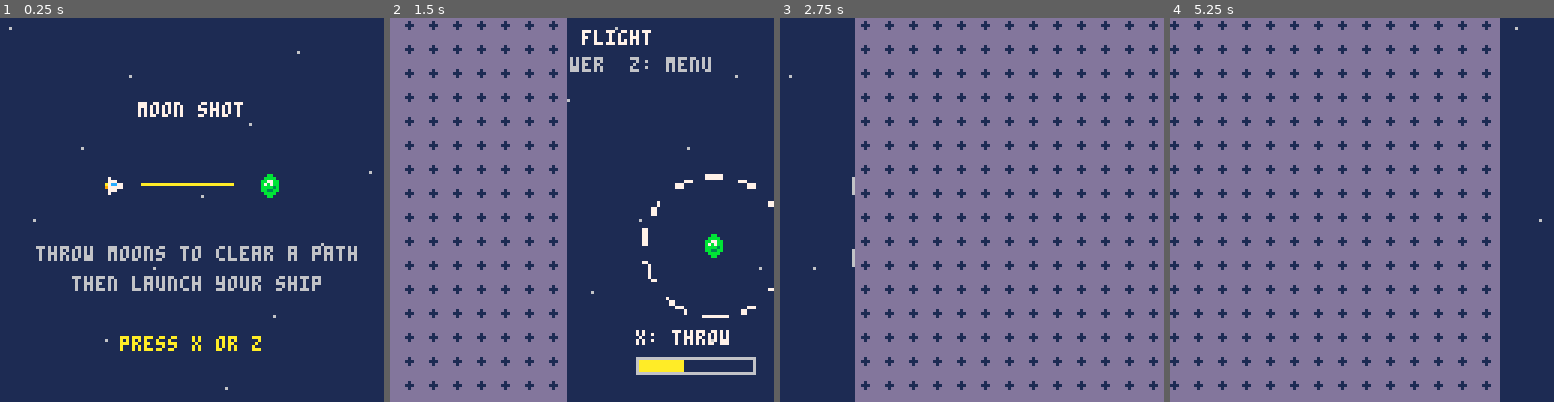
Above: before the commit, frames 1-4 (left to right).
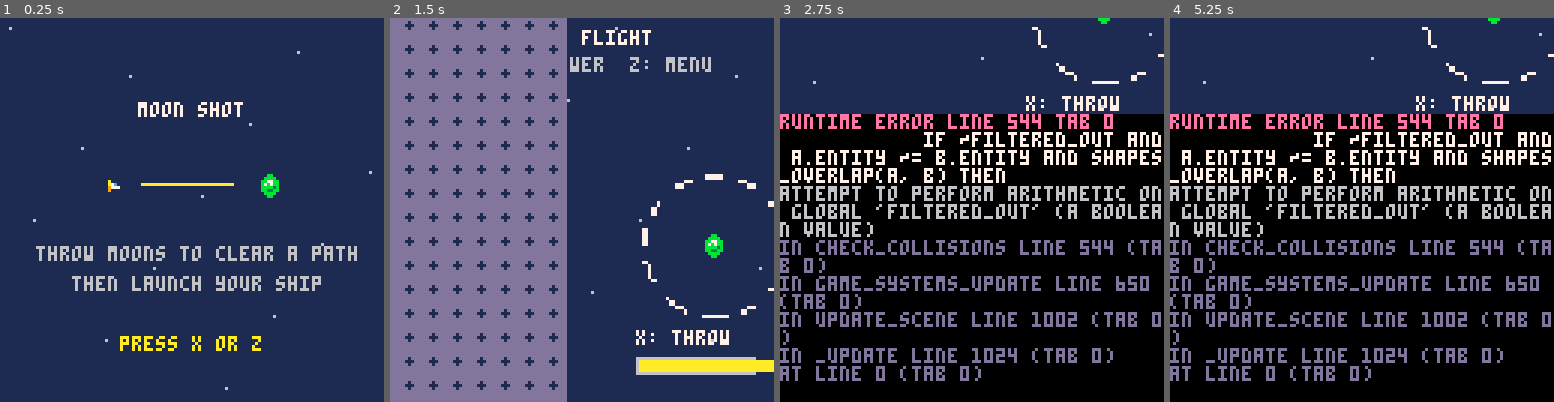
Above: after the commit, the same moments.

Repository: Jianwen-Ding/moon_shot
Game: PICO-8 cartridge moon_shot.p8
Same seed, same stepped clock (60 frames per second), same inputs: the game is played once before the commit and once after it.
Inputs:
- Up to frame 1 (0.25 s): no input
- Up to frame 2 (1.5 s): tap X (X key) at 0.33, 1.07 s; tap O (Z key) at 0.7 s
- Up to frame 3 (2.75 s): hold Right 1.6-2.1 s; tap O (Z key) at 1.7, 2.1, 2.5 s; tap X (X key) at 1.85 s; hold Up 2.15-2.42 s; hold Right from 2.47 s (still down)
- Up to frame 4 (5.25 s): tap O (Z key) every 0.4 s from 2.9 to 4.9 s; tap X (X key) at 2.97, 4.08, 5.2 s; release Right at 3.03 s; hold Left 3.08-3.58 s; hold Down 3.63-3.97 s; hold Right 4.02-4.68 s; hold Up 4.73-5.03 s; hold Left from 5.08 s (still down)

The runs differ from the first frame. In frame 1, 0.1% of the frame differs, in the area x 27-33%, y 41-47%; in frame 2, 0.7%; in frame 3, 89%; in frame 4, 89%, in the area x 0-100%, y 0-100%.
Error after the commit: runtime error line 544 tab 0; if ~filtered_out and a.entity ~= b.entity and shapes_overlap(a, b) then; attempt to perform arithmetic on global 'filtered_out' (…

Commit message:
made basic list

Diff:
--- a/game_systems.lua
+++ b/game_systems.lua
@@ -6,8 +6,18 @@
 Id_ship_sprite = 16
 Id_goal_planet_sprite = 17
 Id_default_planet_sprite = 18
+Id_black_hole_sprite = 0 -- To do
 Id_default_gravity_sprite = 5
+Id_repulsive_gravity_sprit = 0 -- To do
 Id_destruct_base_sprite = 32
+Id_repulse_planet_sprite = 0 -- To do
+Id_purple_nebula_sprite_base = 0
+Id_purple_nebula_frames = 0
+Id_blue_nebula_sprite_base = 0
+Id_blue_nebula_frames = 0
+Id_red_nebula_sprite_base = 0
+Id_red_nebula_frames = 0
+
 Player_entity = nil
 Active_level = nil
 Level_failed = false
@@ -126,7 +136,7 @@
 
 -- x/y are center coordinates in pixels; frames use consecutive sprite IDs.
 -- Defaults: four frames, 0.125 seconds per frame, then destroy after 0.5 seconds.
-function spawn_timed_animation(x, y, base_id, frames, transition_delay, duration)
+local function spawn_timed_animation(x, y, base_id, frames, transition_delay, duration)
     frames = max(1, flr(frames or 4))
     transition_delay = max(0, transition_delay or 0.125)
     duration = duration or frames * transition_delay
@@ -170,19 +180,30 @@
 
 -- Spawners take centered pixel coordinates; map handlers convert tile positions.
 function default_planet_spawn(x, y)
-    local entity = base_planet_spawn(x, y, Id_default_planet_sprite, Id_default_gravity_sprite, 6, 24, 0.15)
+    local entity = base_planet_spawn(x, y, Id_default_planet_sprite, Id_default_gravity_sprite, 4, 24, 0.10, true)
     entity.collided = regular_collision
     return entity
 end
 
+function repulse_planet_spawn(x, y)
+    local entity = base_planet_spawn(x, y, Id_repulse_planet_sprite, Id_repulse_planet_sprite, 4, 24, -0.10, false)
+    entity.collided = regular_collision
+    return entity
+end
+
+function black_hole_spawn(x, y)
+    local entity = base_planet_spawn(x, y, Id_black_hole_sprite, Id_default_gravity_sprite, 4, 24, 0.10, false)
+    return entity
+end
+
 function goal_planet_spawn(x, y)
-    local entity = base_planet_spawn(x, y, Id_goal_planet_sprite, Id_default_gravity_sprite, 6, 24, 0.15)
+    local entity = base_planet_spawn(x, y, Id_goal_planet_sprite, Id_default_gravity_sprite, 4, 24, 0.10, true)
     entity.tag = "goal"
     entity.collided = goal_planet_collision
     return entity
 end
 
-base_planet_spawn = function(x, y, sprite, gravity_sprite, size, range, force)
+base_planet_spawn = function(x, y, sprite, gravity_sprite, size, range, force, physics_enabled)
     local transform = {x=x, y=y}
 
     -- Set up gravity entity
@@ -197,14 +218,19 @@
         {id=gravity_sprite, width=range*2, height=range*2, source_width=32, source_height=32}, Sprite_components)
 
     add(Entities, gravity_entity)
-
+    gravity_entity.tag = "gravity"
+
+    -- Set up base entity
     local base_entity = {transform=transform, collisions={}, gravity_entity=gravity_entity}
 
     attach_component(base_entity, "circle_collider", {radius=size/2}, Circle_colliders)
     attach_component(base_entity, "sprite_component", {id=sprite, width=8, height=8}, Sprite_components)
-    attach_component(base_entity, "physics_component", {vel_x=0, vel_y=0, enabled=false}, Physics_components)
+    if physics_enabled then
+        attach_component(base_entity, "physics_component", {vel_x=0, vel_y=0}, Physics_components)
+    end
 
     add(Entities, base_entity)
+    base_entity.tag = "planet"
 
     return base_entity
 end
@@ -227,18 +253,84 @@
     regular_collision(entity, other)
 end
 
+local function planet_filter(tag)
+    return tag == "planet"
+end
+
+local function ship_filter(tag)
+    return tag == "ship"
+end
+
+function red_nebula_spawn(x,y )
+    local transform = {x = x, y = y}
+    local nebula_entity =  {transform=transform, collisions={}}
+
+    add(Entities, nebula_entity)
+    attach_component(nebula_entity, "square_collider", {width=8, height=8, filter=ship_filter}, Square_colliders)
+    attach_component(nebula_entity, "animation_component", {
+        base_id = Id_red_nebula_sprite_base,
+        frames = Id_red_nebula_frames,
+        transition_delay = 0.5,
+        transition_time = 0,
+        looped = true
+    }, Animation_components)
+end
+
+function blue_nebula_spawn(x,y )
+    local transform = {x = x, y = y}
+    local nebula_entity =  {transform=transform, collisions={}}
+
+    add(Entities, nebula_entity)
+    attach_component(nebula_entity, "square_collider", {width=8, height=8, filter=planet_filter}, Square_colliders)
+    attach_component(nebula_entity, "animation_component", {
+        base_id = Id_blue_nebula_frames,
+        frames = Id_blue_nebula_frames,
+        transition_delay = 0.5,
+        transition_time = 0,
+        looped = true
+    }, Animation_components)
+end
+
+function purple_nebula_spawn(x,y )
+    local transform = {x = x, y = y}
+    local nebula_entity =  {transform=transform, collisions={}}
+
+    add(Entities, nebula_entity)
+    attach_component(nebula_entity, "square_collider", {width=8, height=8}, Square_colliders)
+    attach_component(nebula_entity, "animation_component", {
+        base_id = Id_purple_nebula_sprite_base,
+        frames = Id_purple_nebula_frames,
+        transition_delay = 0.5,
+        transition_time = 0,
+        looped = true
+    }, Animation_components)
+end
+
 function ship_spawn(x, y)
-    local entity = base_planet_spawn(x, y, Id_ship_sprite, Id_default_gravity_sprite, 8, 16, 0)
-    entity.tag = "ship"
-    entity.collided = goal_collision
-    Player_entity = entity
-    return entity
+    -- Set up base entity
+    local transform = {x = x, y = y}
+
+    local ship_entity =  {transform=transform, collisions={}}
+
+    add(Entities, ship_entity)
+
+    attach_component(ship_entity, "circle_collider", {radius=2}, Circle_colliders)
+    attach_component(ship_entity, "sprite_component", {id=Id_ship_sprite, width=8, height=8}, Sprite_components)
+    ship_entity.tag = "ship"
+    ship_entity.collided = goal_collision
+    Player_entity = ship_entity
+    return ship_entity
 end
 
 Entity_spawn_handlers = {
     [Id_default_planet_sprite] = default_planet_spawn,
     [Id_goal_planet_sprite] = goal_planet_spawn,
-    [Id_ship_sprite] = ship_spawn
+    [Id_ship_sprite] = ship_spawn,
+    [Id_black_hole_sprite] = black_hole_spawn,
+    [Id_repulse_planet_sprite] = repulse_planet_spawn,
+    [Id_red_nebula_sprite_base] = red_nebula_spawn,
+    [Id_blue_nebula_sprite_base] = blue_nebula_spawn,
+    [Id_purple_nebula_frames] = purple_nebula_spawn
 }
 
 local function map_spawn_handler(spawner)
@@ -336,7 +428,10 @@
     for i = 1, #shapes - 1 do
         for j = i + 1, #shapes do
             local a, b = shapes[i], shapes[j]
-            if a.entity ~= b.entity and shapes_overlap(a, b) then
+            a_filters_out = a.entity.filter ~= nil and ~a.entity.filter(b.tag)
+            b_filters_out = b.entity.filter ~= nil and ~b.entity.filter(a.tag)
+            filtered_out = a_filters_out or b_filters_out
+            if ~filtered_out and a.entity ~= b.entity and shapes_overlap(a, b) then
                 add_collision(a.entity, b.entity)
                 add_collision(b.entity, a.entity)
             end
@@ -348,54 +443,52 @@
 local function run_physics()
     for _, physics_component in ipairs(Physics_components) do
         local this_entity = physics_component.entity
-        if physics_component.enabled ~= false then
-            for _, collided_entity in ipairs(this_entity.collisions) do
-                if not this_entity.destroy_pending and not collided_entity.destroy_pending
-                    and collided_entity.transform ~= this_entity.transform then
-                    -- Follow the gravity component attached to the other entity.
-                    if collided_entity.gravity_component ~= nil then
-                        local diff_x = collided_entity.transform.x - this_entity.transform.x
-                        local diff_y = collided_entity.transform.y - this_entity.transform.y
-
-                        -- normalization of diff
-                        local magnitude = sqrt(diff_x * diff_x + diff_y * diff_y)
-                        if magnitude > 0 then
-                            diff_x = diff_x / magnitude
-                            diff_y = diff_y / magnitude
-
-                            local accel_x = diff_x * collided_entity.gravity_component.force
-                            local accel_y = diff_y * collided_entity.gravity_component.force
-
-                            physics_component.vel_x = physics_component.vel_x + accel_x
-                            physics_component.vel_y = physics_component.vel_y + accel_y
-                        end
-                    else
-                        if this_entity.collided then
-                            this_entity:collided(collided_entity)
-                        end
-                        if Transition_state ~= nil and Transition_state ~= "idle" then
-                            return
-                        end
-
-                        if collided_entity.collided then
-                            collided_entity:collided(this_entity)
-                        end
-                        if Transition_state ~= nil and Transition_state ~= "idle" then
-                            return
-                        end
+        for _, collided_entity in ipairs(this_entity.collisions) do
+            if not this_entity.destroy_pending and not collided_entity.destroy_pending
+                and collided_entity.transform ~= this_entity.transform then
+                -- Follow the gravity component attached to the other entity.
+                if collided_entity.gravity_component ~= nil then
+                    local diff_x = collided_entity.transform.x - this_entity.transform.x
+                    local diff_y = collided_entity.transform.y - this_entity.transform.y
+
+                    -- normalization of diff
+                    local magnitude = sqrt(diff_x * diff_x + diff_y * diff_y)
+                    if magnitude > 0 then
+                        diff_x = diff_x / magnitude
+                        diff_y = diff_y / magnitude
+
+                        local accel_x = diff_x * collided_entity.gravity_component.force
+                        local accel_y = diff_y * collided_entity.gravity_component.force
+
+                        physics_component.vel_x = physics_component.vel_x + accel_x
+                        physics_component.vel_y = physics_component.vel_y + accel_y
+                    end
+                else
+                    if this_entity.collided then
+                        this_entity:collided(collided_entity)
+                    end
+                    if Transition_state ~= nil and Transition_state ~= "idle" then
+                        return
+                    end
+
+                    if collided_entity.collided then
+                        collided_entity:collided(this_entity)
+                    end
+                    if Transition_state ~= nil and Transition_state ~= "idle" then
+                        return
                     end
                 end
             end
-
-            if not this_entity.destroy_pending then
-                physics_component.vel_x = mid(-3, physics_component.vel_x, 3)
-                physics_component.vel_y = mid(-3, physics_component.vel_y, 3)
-                this_entity.transform.x = this_entity.transform.x + physics_component.vel_x
-                this_entity.transform.y = this_entity.transform.y + physics_component.vel_y
-                local pos = this_entity.transform
-                if pos.x < -8 or pos.x > 136 or pos.y < -8 or pos.y > 136 then
-                    regular_collision(this_entity)
-                end
+        end
+
+        if not this_entity.destroy_pending then
+            physics_component.vel_x = mid(-3, physics_component.vel_x, 3)
+            physics_component.vel_y = mid(-3, physics_component.vel_y, 3)
+            this_entity.transform.x = this_entity.transform.x + physics_component.vel_x
+            this_entity.transform.y = this_entity.transform.y + physics_component.vel_y
+            local pos = this_entity.transform
+            if pos.x < -8 or pos.x > 136 or pos.y < -8 or pos.y > 136 then
+                regular_collision(this_entity)
             end
         end
     end
--- a/moon_shot.p8
+++ b/moon_shot.p8
@@ -89,12 +89,12 @@
 00000000000000000000000000000000000000000007000000000000000000000000700000070000000000000000000000000000000000000000000000000000
 00000000000000000000000000000000000000000070000000000000000000000000070000000000000000000000000000000000000000000000000000000000
 00000000000bb0000000000000011000000120000070000000000000000000000000070000000000000000000000000000000700000000000000000000000000
-0070000000bbbb000006600000100100002001000000000000000000000000000000000000000000000000000000000000000070000000000000000000000000
-007770000bb77bb00065660001000010010000200000000000000000000000000000000007000000000000000000000000000070000000000000000000000000
-0a7cc7700b7b7bb00655566010000001200000010000000000000000000000000000000007000000000000000000000000000070000000000000000000000000
-097777700bbbb3b00666656010000001100000027000000000000000000000000000000770000000000000000000000000000007000000000000000000000000
-007770000bb33bb00066660001000010020000107000000000000000000000000000000770000000000000000000000000000000000000000000000000000000
-0070000000bbbb000006600000100100001002007000000000000000000000000000000700000000000000000000000000000000000000000000000000000000
+0000000000bbbb000000000000100100002001000000000000000000000000000000000000000000000000000000000000000070000000000000000000000000
+00a000000bb77bb00005600001000010010000200000000000000000000000000000000007000000000000000000000000000070000000000000000000000000
+00a7c0000b7b7bb00055560010000001200000010000000000000000000000000000000007000000000000000000000000000070000000000000000000000000
+009777000bbbb3b00066650010000001100000027000000000000000000000000000000770000000000000000000000000000007000000000000000000000000
+009000000bb33bb00006600001000010020000107000000000000000000000000000000770000000000000000000000000000000000000000000000000000000
+0000000000bbbb000000000000100100001002007000000000000000000000000000000700000000000000000000000000000000000000000000000000000000
 00000000000bb0000000000000011000000210007000000000000000000000000000000700000000000000000000000000000000000000000000000000000000
 00000000000a00000900009000000000000000000000000000000000000000000000000000000000000000000000000000000007000000000000000000000000
 00090000080908000008000008000000000000000000000000000000000000000000000070000000000000000000000000000007000000000000000000000000
--- a/player_systems.lua
+++ b/player_systems.lua
@@ -8,12 +8,12 @@
 Thrown_self = false
 
 Throw_cooldown = 15
-Throw_angle_speed = 0.005
-Throw_strength_speed = 0.05
+Throw_angle_speed = 0.01
+Throw_strength_speed = 0.1
 Throw_angle_min = -0.375
 Throw_angle_max = 0.375
-Throw_strength_min = 0.5
-Throw_strength_max = 3
+Throw_strength_min = 0.25
+Throw_strength_max = 1
 
 Ui_frame_start_loc = {8, 112}
 Ui_frame_offset = {0, 0}
@@ -65,6 +65,7 @@
         if #Throw_inventory_ids == 0 then
             thrown_entity = Player_entity
             Thrown_self = true
+            attach_component(Player_entity, "physics_component", {vel_x=0, vel_y=0}, Physics_components)
         else
             local id = Throw_inventory_ids[1]
             local spawner = Entity_spawn_handlers[id]
@@ -78,7 +79,6 @@
         local physics = thrown_entity.physics_component
         physics.vel_x = dx*Current_throw_strength
         physics.vel_y = dy*Current_throw_strength
-        physics.enabled = true
         Current_throw_cooldown = Throw_cooldown
     end
 end
--- a/tests/gameplay_test.lua
+++ b/tests/gameplay_test.lua
@@ -66,6 +66,7 @@
 assert(load(lua_code,"@moon_shot.p8"))()
 local passed = 0
 local function test(name, fn)
+    if arg[1] and not name:find(arg[1],1,true) then return end
     fn()
     passed = passed+1
     host_print("ok - "..name)
@@ -105,6 +106,50 @@
         for _, contact in ipairs(entity.collisions) do assert(contains(Entities,contact), "stale collision") end
     end
 end
+test("ship spawn registers and draws its centered artwork at native size", function()
+    gameplay_teardown()
+    Transition_state = "idle"
+    local ship = ship_spawn(20.5,76.25)
+    assert(contains(Entities,ship), "ship missing from Entities")
+    assert(Player_entity == ship and ship.gravity_entity == nil)
+    assert(ship.transform.x == 20.5 and ship.transform.y == 76.25, "spawn offset applied twice")
+    assert(ship.circle_collider.radius == 2, "small ship collider changed")
+    assert(contains(Sprite_components,ship.sprite_component))
+    assert(ship.sprite_component.entity == ship)
+    draws = {}
+    gameplay_draw()
+    local rendered = false
+    for _, call in ipairs(draws) do
+        if call[1] == "spr" and call[2] == Id_ship_sprite then
+            assert(call[3] == 16 and call[4] == 72)
+            rendered = true
+        end
+    end
+    assert(rendered, "ship tile must render without shrinking its small artwork")
+    assert(ship.transform.x == 20.5 and ship.transform.y == 76.25)
+    check_ownership()
+end)
+test("ship collisions trigger goal progression and obstacle restart", function()
+    for _, target_kind in ipairs({"goal","obstacle"}) do
+        gameplay_teardown()
+        Transition_state, Scene, Current_level, Level_failed = "idle","Gameplay",1,false
+        local ship = ship_spawn(64,64)
+        local target_spawn = target_kind == "goal" and goal_planet_spawn or default_planet_spawn
+        local target = target_spawn(ship.transform.x,ship.transform.y)
+        game_systems_update()
+        if target_kind == "goal" then
+            assert(contains(ship.collisions,target), "ship did not detect goal")
+            assert(contains(target.collisions,ship), "goal did not detect ship")
+            assert(Transition_state == "covering" and Transition_level == 2)
+        else
+            assert(Level_failed, "ship collision did not trigger failure")
+            assert(Player_entity == nil and not contains(Entities,ship))
+            assert(ship.circle_collider == nil and ship.sprite_component == nil)
+            for _ = 1,8 do game_systems_update() end
+            assert(Transition_state == "covering" and Transition_level == 1)
+        end
+    end
+end)
 test("idle title and button-driven menu", function()
     _init()
     frames(3)
